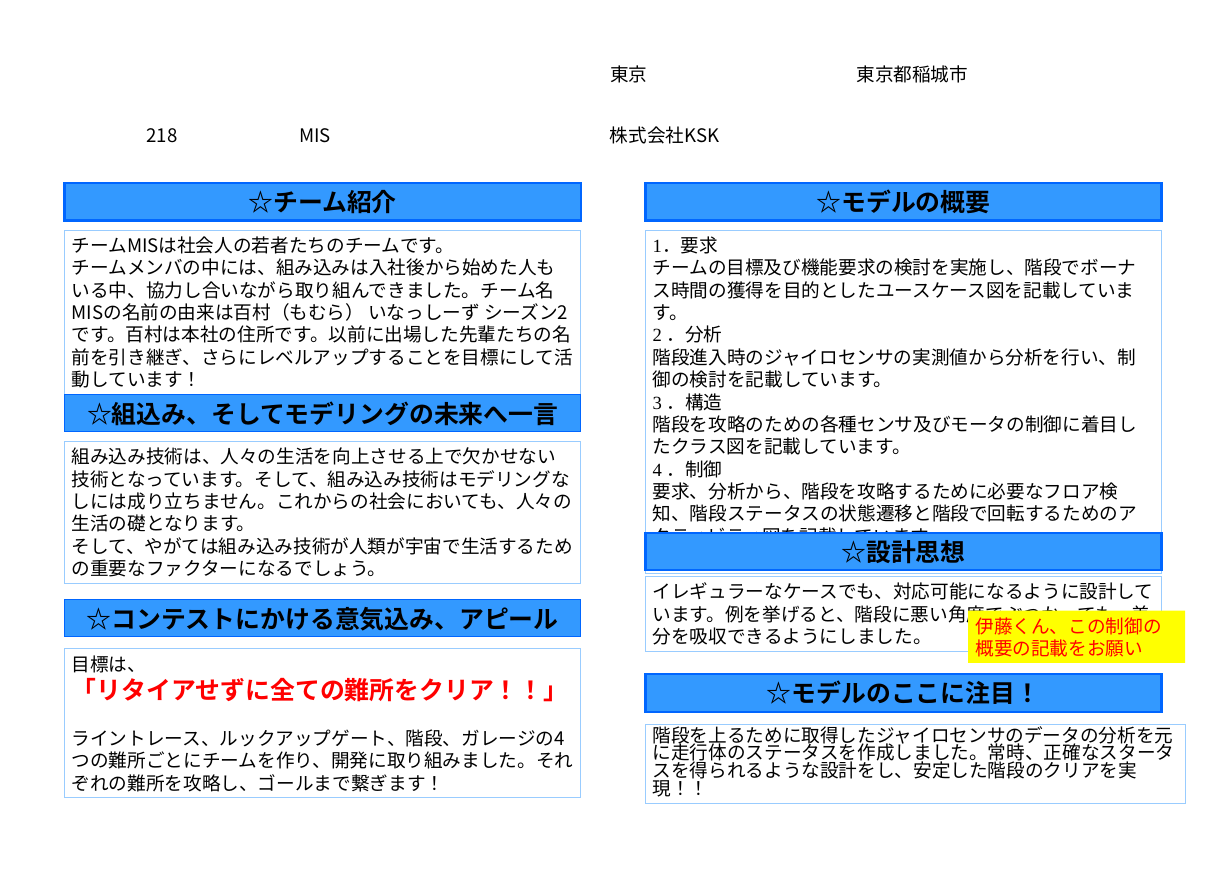
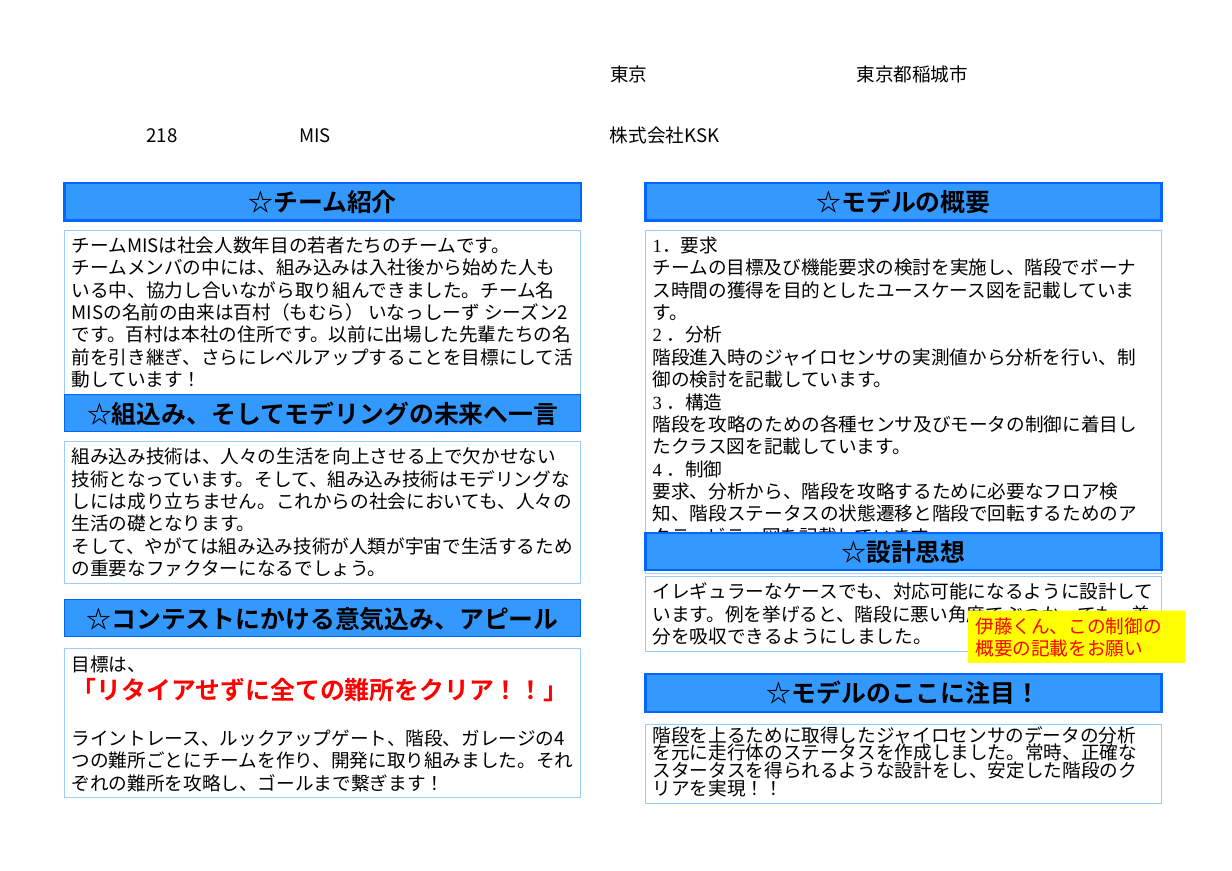
Before and after one commit to robokon/Doc, a slide deck: slide 1 of 1.設計書/ルックアップゲート/nambu_work/concept_sheet2017_background_imaged_KSK_20170805.ppt. Drawn at 1232x871 pixels with LibreOffice and Linux fonts; fonts in the diff are those of the drawing; background and template pictures are left out. Boxes give left, top, right and bottom in pixels: in the first picture for what was removed or moved away, otherwise in the second. Text is boxed around its words. In the diff, an @@ line names an element or a change of style, - is before the commit and + after.

Commit message:
チーム紹介修正

```diff
--- a/1.設計書/ルックアップゲート/nambu_work/concept_sheet2017_background_imaged_KSK_20170805.ppt
+++ b/1.設計書/ルックアップゲート/nambu_work/concept_sheet2017_background_imaged_KSK_20170805.ppt
@@ text in rectangle at [72,236,511,254]: text changed @@
-チームMISは社会人の若者たちのチームです。
+チームMISは社会人数年目の若者たちのチームです。
@@ rectangle "階段を上るために取得したジャイロセンサのデータの分析を元に走行体のステータスを作成しました。常時、正確なスタータスを得ら ...": place and size @@
-rectangle "階段を上るために取得したジャイロセンサのデータの分析を元に走行体のステータスを作成しました。常時、正確なスタータスを得ら ..." at [645,724,1185,803]
+rectangle "階段を上るために取得したジャイロセンサのデータの分析を元に走行体のステータスを作成しました。常時、正確なスタータスを得ら ..." at [645,724,1162,803]
```
